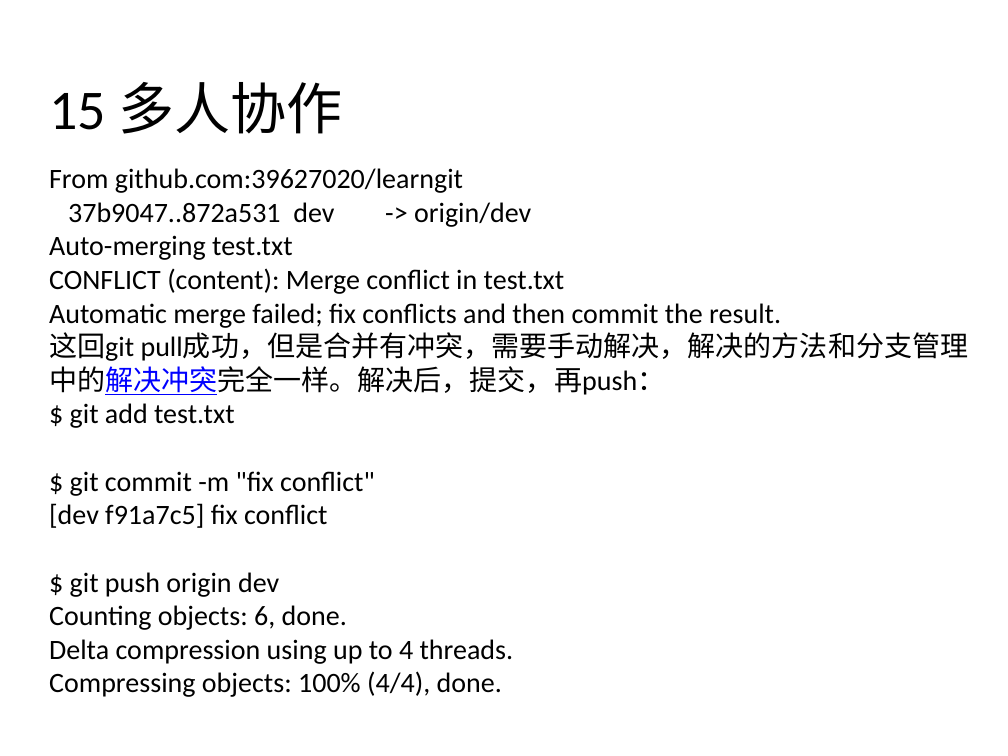
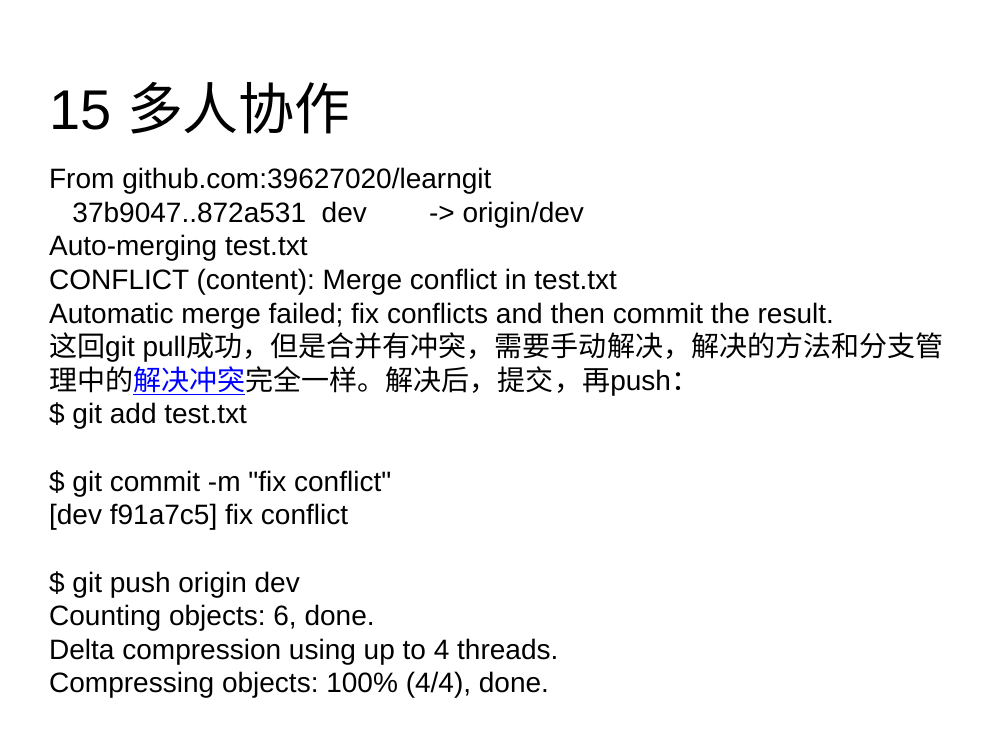
Before and after one commit to 39627020/learngit, a slide deck: slide 47 of 版本控制软件-GIT.pptx (slide 46 before the commit). Drawn at 1008x756 pixels with LibreOffice and Linux fonts; fonts in the diff are those of the drawing; background and template pictures are left out. Boxes give left, top, right and bottom in pixels: in the first picture for what was removed or moved away, otherwise in the second. Text is boxed around its words. In the diff, an @@ line names an element or a change of style, - is before the commit and + after.

```diff
--- a/版本控制软件-GIT.pptx
+++ b/版本控制软件-GIT.pptx
@@ text "15 多人协作" at box(49, 82, 351, 134): font Calibri to Arial @@
@@ text "From github.com:39627020/learngit" at box(49, 167, 944, 698): font Calibri to Arial @@
```
Also in this commit, not shown: 53 other slides changed, 1 slide added, 1 other file.
